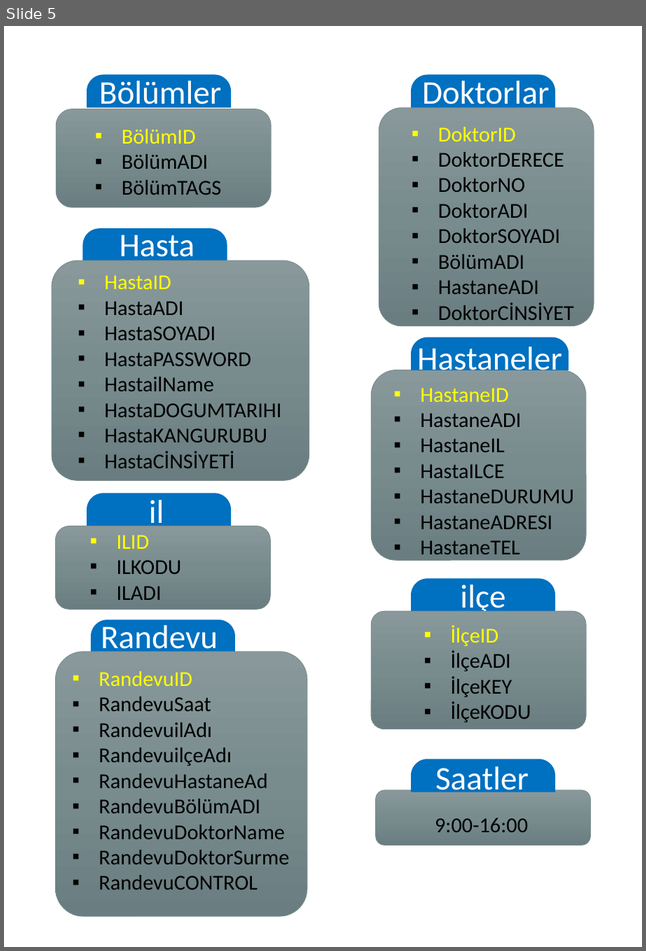
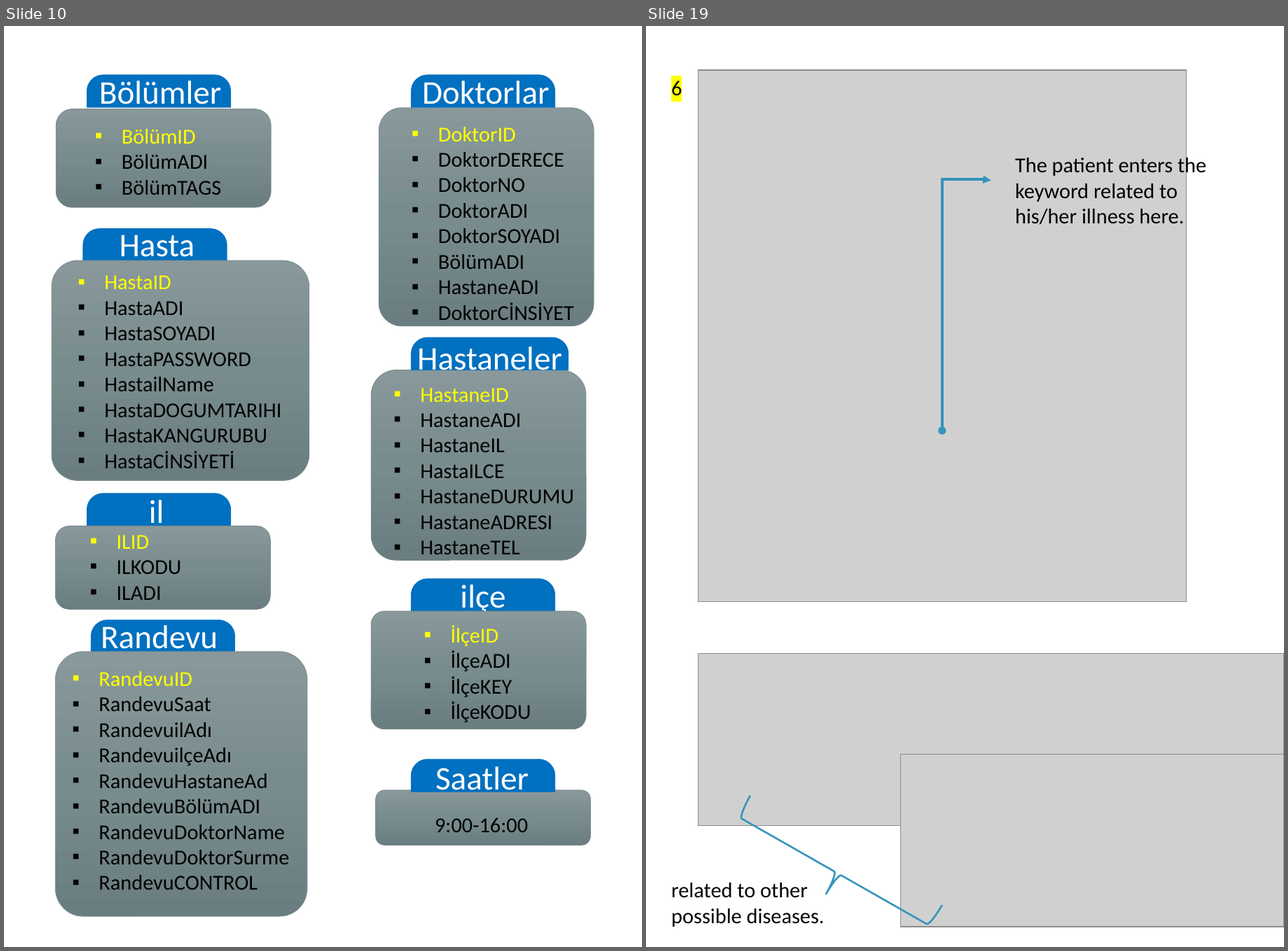
Before and after one commit to HAS-Project/Hospital-Appointment-System, a slide deck: Has-Project Report.pptx. Shown side by side, each under a label of ours: slide 5 before the commit, slides 10 and 19 after it; the slides between them are not shown. The pictures are 646x951 and 1288x951 pixels, drawn with LibreOffice and Linux fonts; fonts in the diff are those of the drawing; grey boxes stand for pictures. Boxes give left, top, right and bottom in pixels: in the first picture for what was removed or moved away, otherwise in the second. Text is boxed around its words. In the diff, an @@ line names an element or a change of style, - is before the commit and + after.

```diff
--- a/Has-Project Report.pptx
+++ b/Has-Project Report.pptx
@@ slide 19 added at [646, 26, 1284, 947], background #FFFFFF @@
@@ text added at [671, 81, 682, 96], 18 pt, text #000000 @@
+6
@@ picture added at [698, 70, 1186, 601] @@
@@ text added at [1015, 155, 1206, 225], 18 pt, text #000000 @@
+The patient enters the keyword related to his/her illness here.
@@ elbow double arrow added from (942, 431) to (991, 180), #3494BA 2.25 pt @@
@@ picture added at [698, 653, 1284, 826] @@
@@ picture added at [900, 755, 1284, 928] @@
@@ right brace added at [726, 796, 942, 947], outline #3494BA 1.5 pt @@
@@ text added at [671, 883, 824, 927], 18 pt, text #000000 @@
+related to other possible diseases.
@@ what was slide 5 is now slide 10 @@
```
Also in this commit, not shown: 4 slides changed, 18 other slides added, 3 slides removed.
